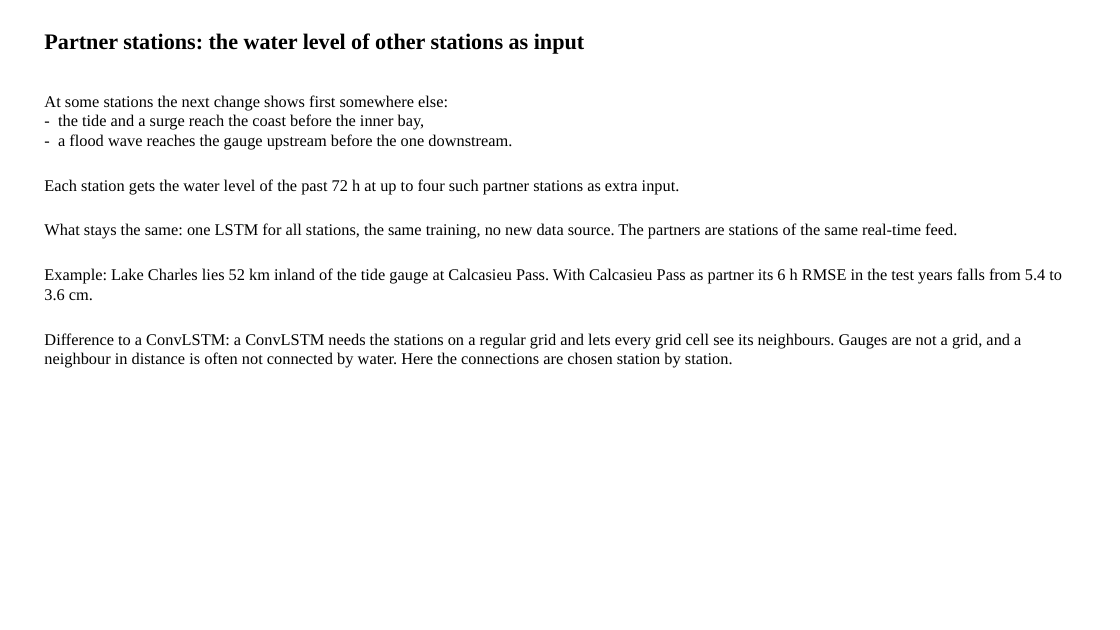
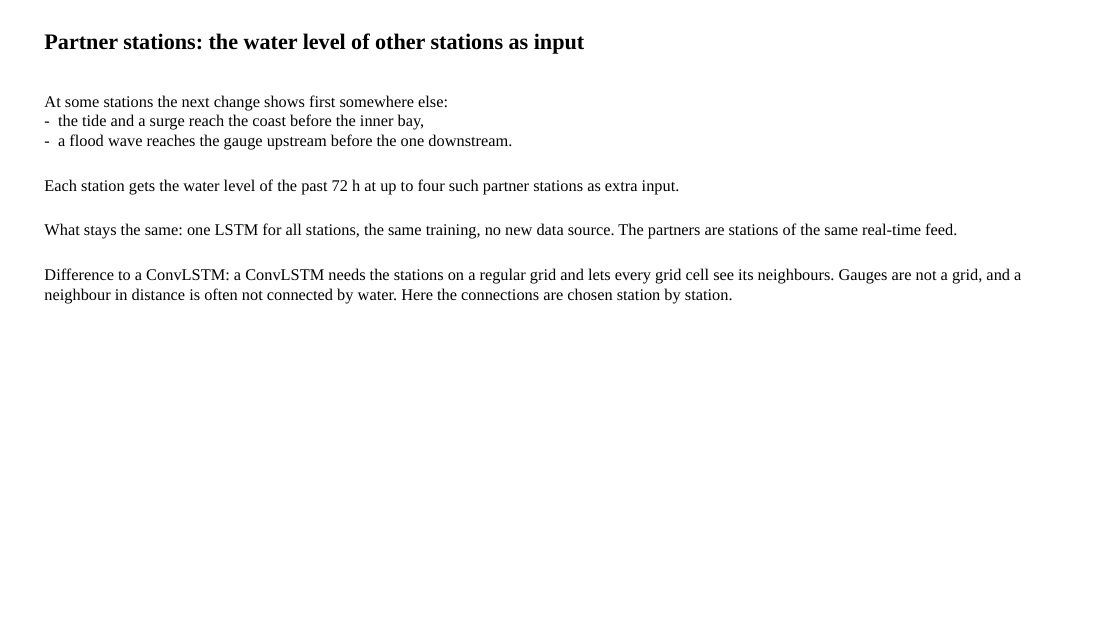
Before and after one commit to LaurenW1997/subdomainLSTM, a slide deck: slide 4 of deliverables/34_since_meeting.pptx. Drawn at 1120x630 pixels with LibreOffice and Linux fonts; fonts in the diff are those of the drawing. Boxes give left, top, right and bottom in pixels: in the first picture for what was removed or moved away, otherwise in the second. Text is boxed around its words. In the diff, an @@ line names an element or a change of style, - is before the commit and + after.

```diff
--- a/deliverables/34_since_meeting.pptx
+++ b/deliverables/34_since_meeting.pptx
@@ text at [44, 268, 1062, 301]: paragraph removed @@
-Example: Lake Charles lies 52 km inland of the tide gauge at Calcasieu Pass. With Calcasieu Pass as partner its 6 h RMSE in the test years falls from 5.4 to 3.6 cm.
```
Also in this commit, not shown: 1 other slide changed, 2 slides added, 1 slide removed, 5 other files.
